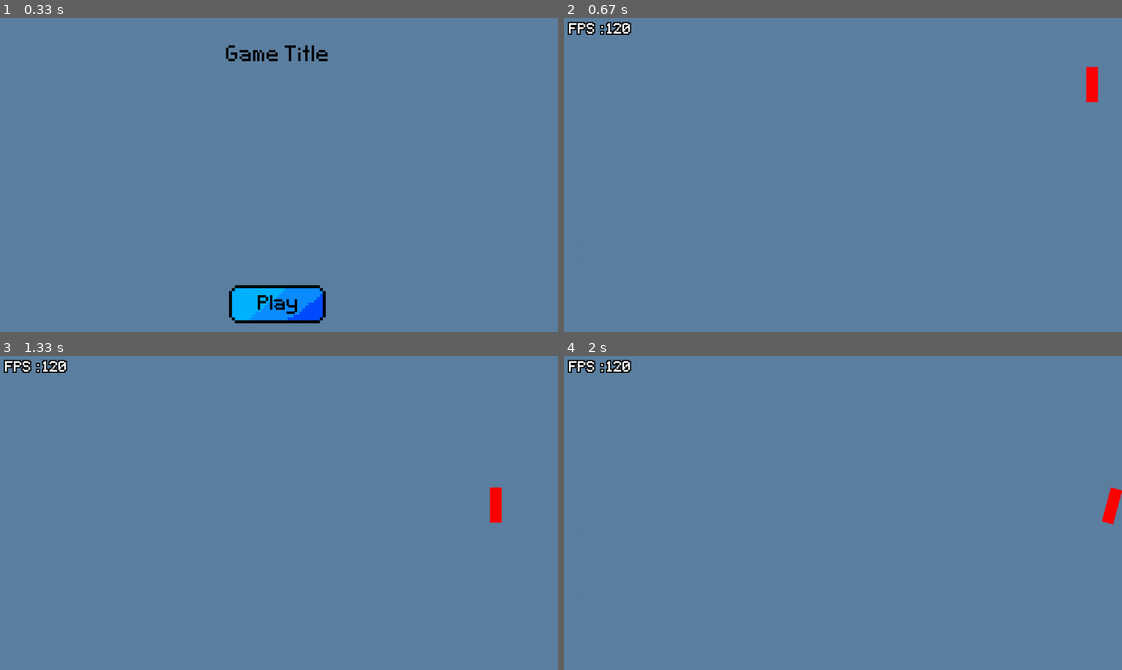
Above: before the commit, frames 1-4 (two rows, left to right).
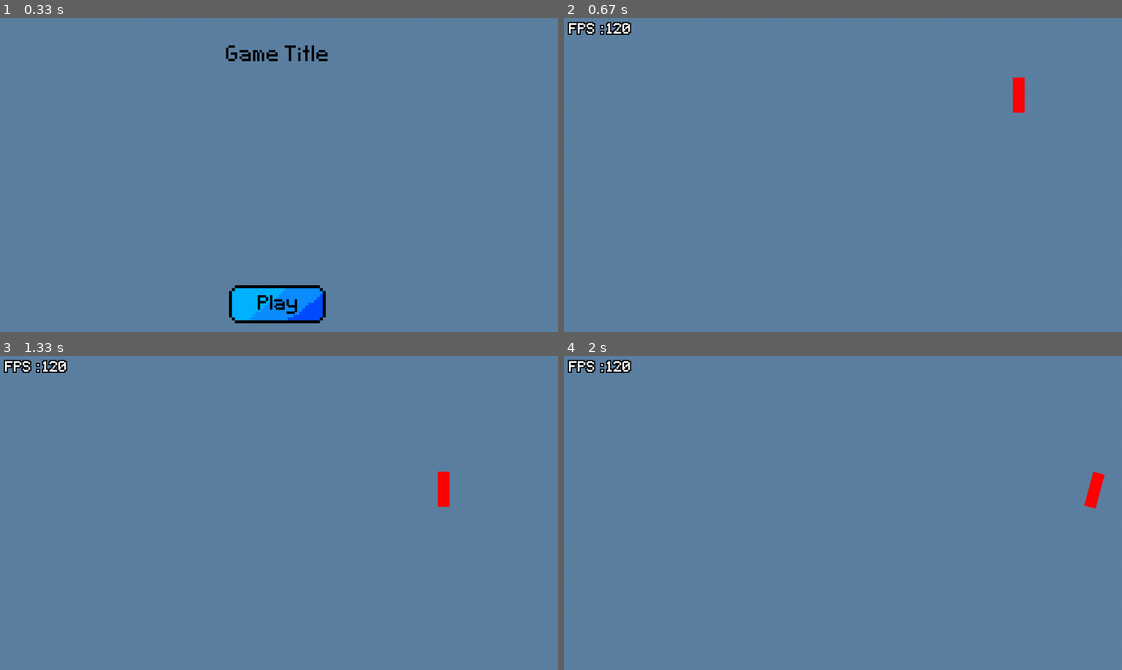
Above: after the commit, the same moments.

Repository: mementojunior123/pygame_framework
Game: pygame game, started from main.py
Two runs of this game, one before a commit and one after it. Both use one fixed random seed, a clock stepped at 60 frames per second and the inputs below.
Inputs (mouse positions are in pixels of both pictures, inside the frame that each line leads up to):
- Up to frame 1 (0.33 s): no input
- Up to frame 2 (0.67 s): press the mouse at (843, 303) at 0.37 s; move the mouse to (865, 200) at 0.47 s; release the mouse at (887, 99) at 0.6 s
- Up to frame 3 (1.33 s): hold Esc 0.67-1.13 s; hold D 0.67-1.13 s; press the mouse at (279, 641) at 1.2 s; move the mouse to (295, 610) at 1.3 s
- Up to frame 4 (2 s): release the mouse at (882, 578) at 1.43 s; hold D 1.5-1.97 s; tap E at 1.65 s

Frame 1 is identical in both runs. In frame 2, 0.5% of the frame differs, in the area x 80-96%, y 15-31%; in frame 3, 0.5%; in frame 4, 0.5%.

Commit message:
Implemented game states
Also moved stuff from the main file to the core file

Diff:
--- /dev/null
+++ b/assets/data/game_info.json
@@ -0,0 +1,3 @@
+{
+
+}
--- a/core/core.py
+++ b/core/core.py
@@ -1,14 +1,15 @@
 import pygame
 from time import perf_counter
 from collections import deque
-
 from utils.my_timer import Timer
 from core.event_manger import EventManger
 import game.game_module
+from game.sprite import Sprite
 from core.settings import Settings
 from core.bg_manager import BgManager
 from core.ui import Ui
 from core.menu import Menu
+from utils.ui.textsprite import TextSprite
 from core.game_storage import GameStorage
 import core.menu
 from game.game_module import Game
@@ -56,6 +57,42 @@
         Timer.time_source = self.global_timer.get_time
 
         self.window_bools : dict = {'Shown' : True, 'input_focused' : True}
+        self.frame_counter : int = 0
+        self.show_fps_timer : Timer = Timer(0.1, self.global_timer.get_time)
+        self.fps_sprite : TextSprite = TextSprite(pygame.Vector2(15 + 63 - 63, 10), 'topleft', 0, 'FPS : 0', 'fps_sprite',
+                            text_settings=(Menu.font_40, 'White', False), text_stroke_settings=('Black', 2),
+                            text_alingment=(9999, 5), colorkey=(255, 0,0))
+        self.debug_sprite : TextSprite = TextSprite(pygame.Vector2(15, 200), 'midright', 0, '', 'debug_sprite',
+                            text_settings=(Menu.font_40, 'White', False), text_stroke_settings=('Black', 2),
+                            text_alingment=(9999, 5), colorkey=(255, 0,0), zindex=999)
+        self.event_manager.bind(self.START_GAME, self.start_game)
+        self.event_manager.bind(self.END_GAME, self.end_game)
+
+    def start_game(self, event : pygame.Event):
+        if event.type != self.START_GAME: return
+
+        self.menu.prepare_exit()
+        self.game.start_game(event)
+
+        core_object.event_manager.bind(pygame.MOUSEBUTTONDOWN, Sprite.handle_mouse_event)
+        core_object.event_manager.bind(pygame.FINGERDOWN, Sprite.handle_touch_event)
+        core_object.event_manager.bind(pygame.KEYDOWN, self.detect_game_over)
+
+
+        self.main_ui.add(self.fps_sprite)
+        self.main_ui.add(self.debug_sprite)
+
+    def detect_game_over(self, event : pygame.Event):
+        if event.type == pygame.KEYDOWN:
+            if event.key == pygame.K_ESCAPE:
+                self.end_game(None)
+
+    def end_game(self, event : pygame.Event = None):
+        self.game.end_game()
+        self.menu.prepare_entry(1)
+        self.event_manager.unbind(pygame.MOUSEBUTTONDOWN, Sprite.handle_mouse_event)
+        self.event_manager.unbind(pygame.FINGERDOWN, Sprite.handle_touch_event)
+        self.event_manager.unbind(pygame.KEYDOWN, self.detect_game_over)
 
     def is_web(self) -> bool:
         return self.CURRENT_PLATFORM == WEBPLATFORM
@@ -189,6 +226,9 @@
         self.update_delta_stream()
         self.bg_manager.update()
         AnimationTrack.update_all_elements()
+        if self.show_fps_timer.isover():
+            self.update_fps_sprite()
+            self.show_fps_timer.restart()
 
     def update_delta_stream(self):
         target_lentgh = round(30 / self.dt)
@@ -208,6 +248,9 @@
         average = total / len(self.delta_stream)
         return 60 / average
 
+    def update_fps_sprite(self):
+        self.fps_sprite.text = f'FPS : {self.get_fps():0.0f}'
+
     def __hints(self):
         global TextSprite
         from utils.ui.textsprite import TextSprite
--- a/core/game_storage.py
+++ b/core/game_storage.py
@@ -1,28 +1,68 @@
 from sys import platform as PLATFORM
-from typing import Any
+import json
+import os
+from typing import Any, TypedDict
+from utils.helpers import AnyJson
+
 if PLATFORM == 'emscripten':
     from platform import window
+
+class GameData(TypedDict):
+    high_score : int
 
 class GameStorage:
     '''Most of these functions are incomplete and need implementing.\nThis module is made to handle file I/O and saving on multiple platforms.'''
     def __init__(self) -> None:
         self.high_score : int = 0
-        pass
 
-    def load_from_file(self, file_path : str = 'assets/data/game_info.json'):
-        pass
+    def reset(self):
+        self.high_score = 0
 
-    def save_to_file(self, file_path : str = 'assets/data/game_info.json'):
-        pass
+    def validate_data(self, data : dict) -> bool:
+        if data is None: return False
+        if 'high_score' not in data: return False
+        return True
 
-    def load_from_web(self):
-        self.high_score = int(self.get_web('high_score') or 0)
+    def _get_data(self) -> GameData:
+        return {'high_score' : self.high_score}
 
-    def save_to_web(self):
-        self.set_web('high_score', self.high_score)
+    def _load_data(self, data : GameData) -> bool:
+        if not self.validate_data(data):
+            print('Data is invalid!')
+            return False
+        self.high_score = data['high_score']
+        return True
+
+    def load(self, is_web : bool = False) -> bool:
+        return self._load_from_file() if not is_web else self._load_from_web()
+
+    def save(self, is_web : bool = False) -> None:
+        self._save_to_file() if not is_web else self._save_to_web()
+
+    def _load_from_file(self, file_path : str = 'assets/data/game_info.json') -> bool:
+        with open(file_path, 'r') as file:
+            data = json.load(file)
+        if data:
+            return self._load_data(data)
+
+    def _save_to_file(self, file_path : str = 'assets/data/game_info.json') -> None:
+        data = self._get_data()
+        with open(file_path, 'w') as file:
+            json.dump(data, file)
+
+    def _load_from_web(self) -> bool:
+        web_data = self.get_web('GameData')
+        if web_data is not None:
+            data = json.loads(web_data)
+            if data is not None:
+                self._load_data(data)
+
+    def _save_to_web(self) -> None:
+        data = self._get_data()
+        self.set_web('GameData', json.dumps(data))
 
     def get_web(self, key : str) -> str:
         window.localStorage.getItem(key)
 
     def set_web(self, key : str, value : Any):
-        window.localStorage.setItem(key, str(value) )
+        window.localStorage.setItem(key, str(value))
--- a/core/menu.py
+++ b/core/menu.py
@@ -199,6 +199,7 @@
         {'name' : 'play_button'}, (Menu.font_40, 'Black', False))], #stage 1
         ]
         self.bg_color = (94, 129, 162)
+        self.add_connections()
 
     def update(self, delta : float):
         stage_data = self.stage_data[self.stage]
--- a/core/settings.py
+++ b/core/settings.py
@@ -9,7 +9,7 @@
         self.info = {}
         self.default = None
 
-    def set_defualt(self, new_default : dict):
+    def set_default(self, new_default : dict):
         self.default = new_default
 
     def load(self, path : str = 'assets/data/settings.json') -> bool:
--- a/game/game_module.py
+++ b/game/game_module.py
@@ -3,6 +3,7 @@
 from math import floor
 from random import shuffle, choice
 import random
+import os
 import utils.tween_module as TweenModule
 from utils.ui.ui_sprite import UiSprite
 from utils.ui.textbox import TextBox
@@ -13,13 +14,7 @@
 from game.sprite import Sprite
 from utils.helpers import average, random_float
 from utils.ui.brightness_overlay import BrightnessOverlay
-
-class GameStates:
-    def __init__(self) -> None:
-        self.transition = 'Transition'
-        self.normal = 'Normal'
-        self.paused = 'Paused'
-
+from game.game_states import GameState, GameStates
 
 class Game:
     font_40 = pygame.Font('assets/fonts/Pixeltype.ttf', 40)
@@ -28,70 +23,87 @@
     font_70 = pygame.Font('assets/fonts/Pixeltype.ttf', 70)
 
     def __init__(self) -> None:
-        self.STATES : GameStates = GameStates()
+        self.STATES = GameStates
 
         self.active : bool = False
-        self.state : None|str = None
-        self.prev_state : None|str = None
+        self.state : None|GameState = None
         self.game_timer : Timer|None = None
         self.game_data : dict|None = {}
 
 
 
-    def start_game(self):
+    def start_game(self, event : pygame.Event):
         self.active = True
-        self.state = self.STATES.normal
-        self.prev_state = None
         self.game_timer = Timer(-1)
         self.game_data = {}
         self.make_connections()
+        self.state = self.STATES.TestGameState(self)
 
-        player : TestPlayer = TestPlayer.spawn(pygame.Vector2(random.randint(0, 960),random.randint(0, 540)))
+
+    def alert_player(self, text : str, alert_speed : float = 1):
+        text_sprite = TextSprite(pygame.Vector2(core_object.main_display.get_width() // 2, 90), 'midtop', 0, text,
+                        text_settings=(core_object.menu.font_60, 'White', False), text_stroke_settings=('Black', 2), colorkey=(0,255,0))
+
+        text_sprite.rect.bottom = -5
+        text_sprite.position = pygame.Vector2(text_sprite.rect.center)
+        temp_y = text_sprite.rect.centery
+        core_object.main_ui.add_temp(text_sprite, 5)
+        TInfo = TweenModule.TweenInfo
+        goal1 = {'rect.centery' : 50, 'position.y' : 50}
+        info1 = TInfo(interpolation.quad_ease_out, 0.3 / alert_speed)
+        goal2 = {'rect.centery' : temp_y, 'position.y' : temp_y}
+        info2 = TInfo(interpolation.quad_ease_in, 0.4 / alert_speed)
+
+        on_screen_time = 1 / alert_speed
+        info_wait = TInfo(lambda t : t, on_screen_time)
+        goal_wait = {}
+
+        chain = TweenModule.TweenChain(text_sprite, [(info1, goal1), (info_wait, goal_wait), (info2, goal2)], True, time_source=self.game_timer.get_time)
+        chain.register()
+        chain.play()
+
         #Setup varaibles
 
     def make_connections(self):
         core_object.event_manager.bind(pygame.KEYDOWN, self.handle_key_event)
+        core_object.event_manager.bind(pygame.KEYUP, self.handle_key_event)
+
+        core_object.event_manager.bind(pygame.MOUSEBUTTONDOWN, self.handle_mouse_event)
+        core_object.event_manager.bind(pygame.MOUSEBUTTONUP, self.handle_mouse_event)
+        core_object.event_manager.bind(pygame.MOUSEMOTION, self.handle_mouse_event)
+        core_object.event_manager.bind(Sprite.SPRITE_CLICKED, self.handle_mouse_event)
 
     def remove_connections(self):
         core_object.event_manager.unbind(pygame.KEYDOWN, self.handle_key_event)
+        core_object.event_manager.unbind(pygame.KEYUP, self.handle_key_event)
+
+        core_object.event_manager.unbind(pygame.MOUSEBUTTONDOWN, self.handle_mouse_event)
+        core_object.event_manager.unbind(pygame.MOUSEBUTTONUP, self.handle_mouse_event)
+        core_object.event_manager.unbind(pygame.MOUSEMOTION, self.handle_mouse_event)
+        core_object.event_manager.unbind(Sprite.SPRITE_CLICKED, self.handle_mouse_event)
 
     def handle_key_event(self, event : pygame.Event):
-        if event.type == pygame.KEYDOWN:
-            if event.key == pygame.K_p:
-                if self.state == self.STATES.paused:
-                    self.unpause()
-                elif self.state == self.STATES.normal:
-                    self.pause()
+        self.state.handle_key_event(event)
 
-    def main_logic(self, delta : float):
-        pass
+    def handle_mouse_event(self, event : pygame.Event):
+        self.state.handle_mouse_event(event)
+
+    def update(self, delta : float):
+        self.state.main_logic(delta)
 
     def pause(self):
         if not self.active: return
-        if self.state == self.STATES.paused: return
-        self.game_timer.pause()
-        window_size = core_object.main_display.get_size()
-        pause_ui1 = BrightnessOverlay(-60, pygame.Rect(0,0, *window_size), 0, 'pause_overlay', zindex=999)
-        pause_ui2 = TextSprite(pygame.Vector2(window_size[0] // 2, window_size[1] // 2), 'center', 0, 'Paused', 'pause_text', None, None, 1000,
-                               (self.font_70, 'White', False), ('Black', 2), colorkey=(0, 255, 0))
-        core_object.main_ui.add(pause_ui1)
-        core_object.main_ui.add(pause_ui2)
-        self.prev_state = self.state
-        self.state = self.STATES.paused
+        self.state.pause()
 
     def unpause(self):
         if not self.active: return
-        if self.state != self.STATES.paused: return
-        self.game_timer.unpause()
-        pause_ui1 = core_object.main_ui.get_sprite('pause_overlay')
-        pause_ui2 = core_object.main_ui.get_sprite('pause_text')
-        if pause_ui1: core_object.main_ui.remove(pause_ui1)
-        if pause_ui2: core_object.main_ui.remove(pause_ui2)
-        self.state = self.prev_state
-        self.prev_state = None
+        self.state.unpause()
+
+    def is_paused(self) -> bool:
+        return isinstance(self.state, self.STATES.PausedGameState)
 
 
-    def fire_gameover_event(self, goto_result_screen : bool = True):
+    def fire_gameover_event(self):
         new_event = pygame.event.Event(core_object.END_GAME, {})
         pygame.event.post(new_event)
 
@@ -103,12 +115,12 @@
         #Cleanup basic variables
         self.active = False
         self.state = None
-        self.prev_state = None
         self.game_timer = None
         self.game_data.clear()
 
         #Cleanup ingame object
         Sprite.kill_all_sprites()
+        core_object.main_ui.clear_all()
 
         #Clear game varaibles
 
--- /dev/null
+++ b/game/game_states.py
@@ -0,0 +1,97 @@
+import pygame
+from typing import Any
+from math import floor
+from random import shuffle, choice
+import random
+import utils.tween_module as TweenModule
+from utils.ui.ui_sprite import UiSprite
+from utils.ui.textbox import TextBox
+from utils.ui.textsprite import TextSprite
+from utils.ui.base_ui_elements import BaseUiElements
+import utils.interpolation as interpolation
+from utils.my_timer import Timer
+from game.sprite import Sprite
+from utils.helpers import average, random_float
+from utils.ui.brightness_overlay import BrightnessOverlay
+
+class GameState:
+    def __init__(self, game_object : 'Game'):
+        self.game = game_object
+
+    def main_logic(self, delta : float):
+        pass
+
+    def pause(self):
+        pass
+
+    def unpause(self):
+        pass
+
+    def handle_key_event(self, event : pygame.Event):
+        pass
+
+    def handle_mouse_event(self, event : pygame.Event):
+        pass
+
+class NormalGameState(GameState):
+    def main_logic(self, delta : float):
+        Sprite.update_all_sprites(delta)
+        Sprite.update_all_registered_classes(delta)
+
+    def pause(self):
+        if not self.game.active: return
+        self.game.game_timer.pause()
+        window_size = core_object.main_display.get_size()
+        pause_ui1 = BrightnessOverlay(-60, pygame.Rect(0,0, *window_size), 0, 'pause_overlay', zindex=999)
+        pause_ui2 = TextSprite(pygame.Vector2(window_size[0] // 2, window_size[1] // 2), 'center', 0, 'Paused', 'pause_text', None, None, 1000,
+                               (self.game.font_70, 'White', False), ('Black', 2), colorkey=(0, 255, 0))
+        core_object.main_ui.add(pause_ui1)
+        core_object.main_ui.add(pause_ui2)
+        self.game.state = PausedGameState(self.game)
+
+    def handle_key_event(self, event : pygame.Event):
+        if event.type == pygame.K_p:
+            self.pause()
+
+class TestGameState(NormalGameState):
+    def __init__(self, game_object : 'Game'):
+        self.game = game_object
+        self.player : TestPlayer = TestPlayer.spawn(pygame.Vector2(random.randint(0, 960),random.randint(0, 540)))
+
+    def main_logic(self, delta : float):
+        super().main_logic(delta)
+
+class PausedGameState(GameState):
+    def __init__(self, game_object : 'Game', previous : GameState):
+        super().__init__(game_object)
+        self.previous_state = previous
+
+    def unpause(self):
+        if not self.game.active: return
+        self.game.game_timer.unpause()
+        pause_ui1 = core_object.main_ui.get_sprite('pause_overlay')
+        pause_ui2 = core_object.main_ui.get_sprite('pause_text')
+        if pause_ui1: core_object.main_ui.remove(pause_ui1)
+        if pause_ui2: core_object.main_ui.remove(pause_ui2)
+        self.game.state = self.previous_state
+
+    def handle_key_event(self, event : pygame.Event):
+        if event.type == pygame.K_p:
+            self.unpause()
+
+def runtime_imports():
+    global Game
+    from game.game_module import Game
+    global core_object
+    from core.core import core_object
+
+    #runtime imports for game classes
+    global game, TestPlayer
+    import game.test_player
+    from game.test_player import TestPlayer
+
+
+class GameStates:
+    NormalGameState = NormalGameState
+    TestGameState = TestGameState
+    PausedGameState = PausedGameState
--- a/game/test_player.py
+++ b/game/test_player.py
@@ -79,4 +79,5 @@
         self._position = pygame.Vector2(0,0)
         self.zindex = None
 
+TestPlayer()
 Sprite.register_class(TestPlayer)
--- a/main.py
+++ b/main.py
@@ -36,72 +36,19 @@
 import utils.interpolation as interpolation
 import utils.tween_module as TweenModule
 
+import game.game_states as game_states
 from game.test_player import TestPlayer
 
-TestPlayer()
-
-core.settings.set_defualt({'Brightness' : 0})
+core.settings.set_default({'Brightness' : 0})
 core.settings.load()
 
 core.set_brightness(core.settings.info['Brightness'])
 
 core.menu.init()
 core.game.init()
+game_states.runtime_imports()
 
 clock = pygame.Clock()
-font_40 = pygame.font.Font('assets/fonts/Pixeltype.ttf', 40)
-
-
-
-def start_game(event : pygame.Event):
-    if event.type != core.START_GAME: return
-
-    core.menu.prepare_exit()
-    core.game.start_game()
-
-    core_object.event_manager.bind(pygame.MOUSEBUTTONDOWN, Sprite.handle_mouse_event)
-    core_object.event_manager.bind(pygame.FINGERDOWN, Sprite.handle_touch_event)
-    core_object.event_manager.bind(pygame.KEYDOWN, detect_game_over)
-
-
-    core.main_ui.add(fps_sprite)
-    core.main_ui.add(debug_sprite)
-
-
-def detect_game_over(event : pygame.Event):
-    if event.type == pygame.KEYDOWN:
-        if event.key == pygame.K_ESCAPE:
-            end_game(None)
-
-
-def end_game(event : pygame.Event = None):
-    core.game.end_game()
-    core.menu.prepare_entry(1)
-    core_object.event_manager.unbind(pygame.MOUSEBUTTONDOWN, Sprite.handle_mouse_event)
-    core_object.event_manager.unbind(pygame.FINGERDOWN, Sprite.handle_touch_event)
-    core_object.event_manager.unbind(pygame.KEYDOWN, detect_game_over)
-
-core.game.active = False
-core.menu.add_connections()
-core.event_manager.bind(core.START_GAME, start_game)
-core.event_manager.bind(core.END_GAME, end_game)
-
-def setup_debug_sprites():
-    global fps_sprite
-    global debug_sprite
-
-    fps_sprite = TextSprite(pygame.Vector2(15 + 63 - 63, 10), 'topleft', 0, 'FPS : 0', 'fps_sprite',
-                            text_settings=(font_40, 'White', False), text_stroke_settings=('Black', 2),
-                            text_alingment=(9999, 5), colorkey=(255, 0,0))
-
-    debug_sprite = TextSprite(pygame.Vector2(15, 200), 'midright', 0, '', 'debug_sprite',
-                            text_settings=(font_40, 'White', False), text_stroke_settings=('Black', 2),
-                            text_alingment=(9999, 5), colorkey=(255, 0,0), zindex=999)
-
-core.frame_counter = 0
-cycle_timer = Timer(0.1, core_object.global_timer.get_time)
-
-setup_debug_sprites()
 
 async def main():
     while 1:
@@ -114,10 +61,7 @@
             core.menu.update(core.dt)
             core.menu.render(window)
         else:
-            if core.game.state != core.game.STATES.paused:
-                Sprite.update_all_sprites(core.dt)
-                Sprite.update_all_registered_classes(core.dt)
-                core.game.main_logic(core.dt)
+            core.game.state.main_logic(core.dt)
 
             window.fill((94,129,162))
             Sprite.draw_all_sprites(window)
@@ -125,9 +69,6 @@
             core.main_ui.render(window)
 
         core.update()
-        if cycle_timer.isover():
-            fps_sprite.text = f'FPS : {core.get_fps():0.0f}'
-            cycle_timer.restart()
         if core.settings.info['Brightness'] != 0:
             window.blit(core.brightness_map, (0,0), special_flags=core.brightness_map_blend_mode)
 
--- a/utils/helpers.py
+++ b/utils/helpers.py
@@ -1,8 +1,10 @@
 import pygame
 from math import copysign
-from typing import Callable, Any, Union
+from typing import Callable, Any, Union, TypeAlias
 from random import random
 from collections import OrderedDict
+
+AnyJson : TypeAlias = Union[int, float, str, None, bool, list["AnyJson"], dict[str, "AnyJson"]]
 
 def to_roman(num : int) -> str:
 
